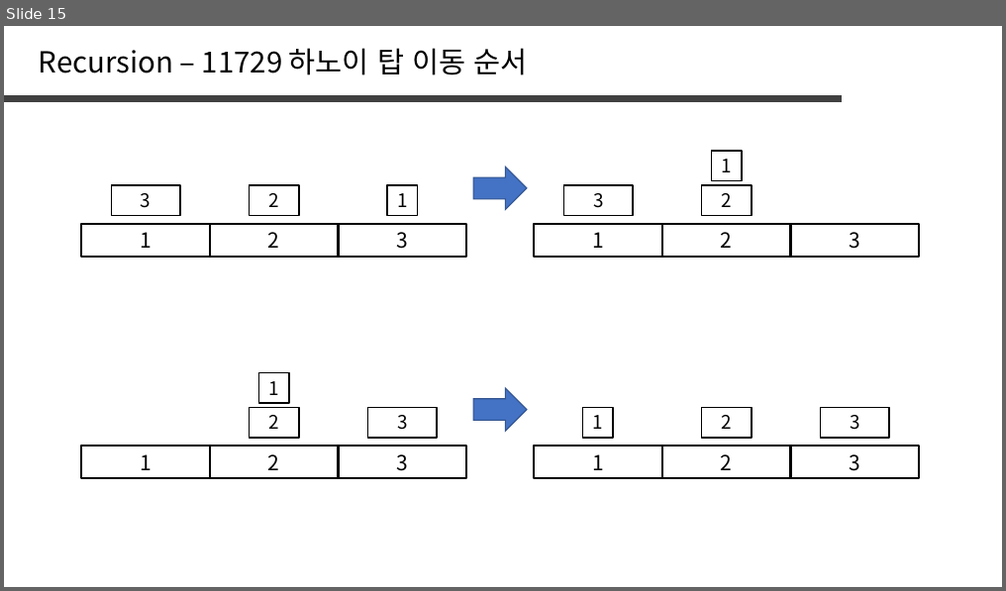
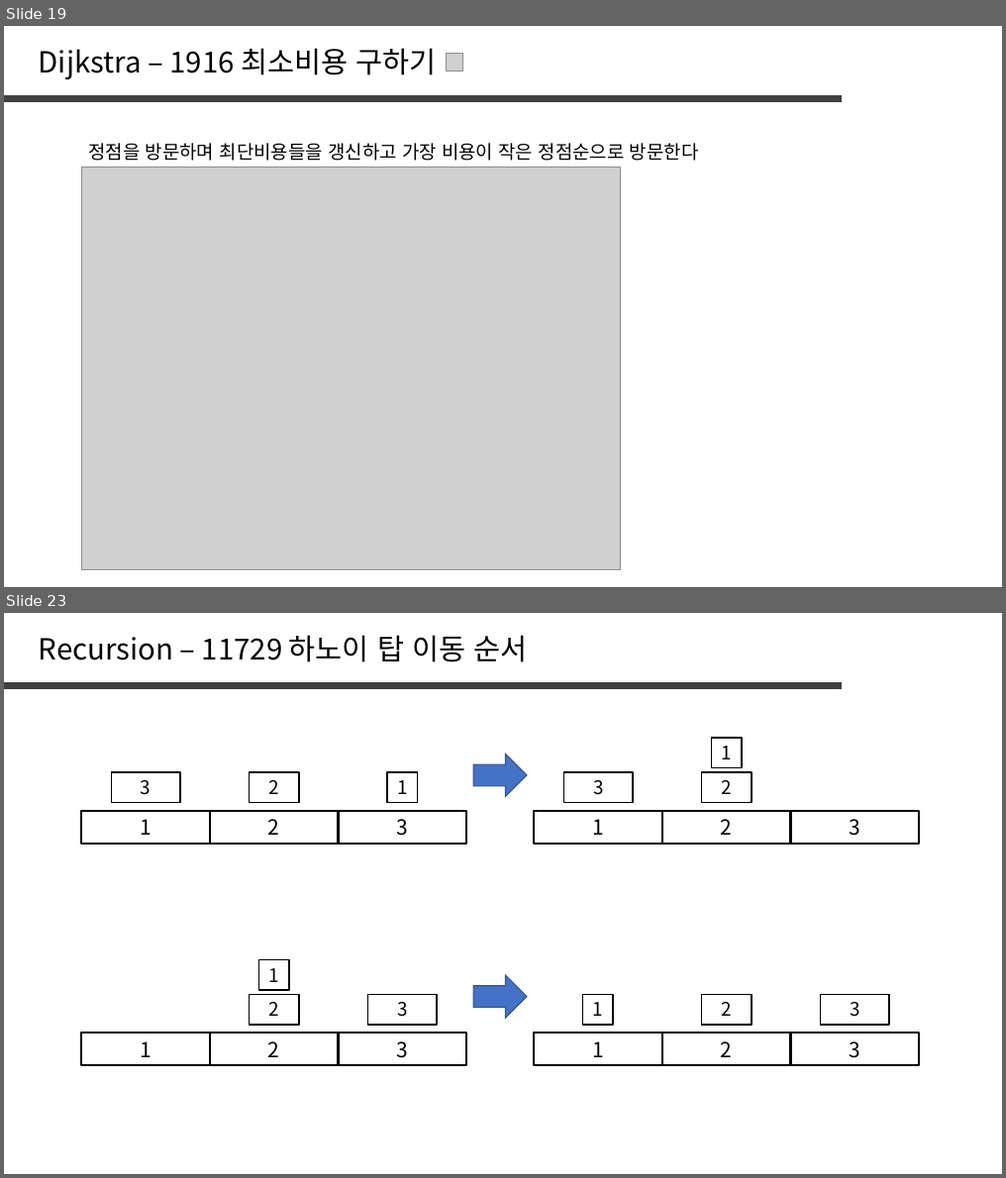
Before and after one commit to jaehoo1/PS-study, a slide deck: study/12_Dijkstra.pptx. Shown one above the other, each under a label of ours: slide 15 before the commit, slides 19 and 23 after it; the slides between them are not shown. The pictures are 1006x591 and 1006x1178 pixels, drawn with LibreOffice and Linux fonts; fonts in the diff are those of the drawing; grey boxes stand for pictures. Boxes give left, top, right and bottom in pixels: in the first picture for what was removed or moved away, otherwise in the second. Text is boxed around its words. In the diff, an @@ line names an element or a change of style, - is before the commit and + after.

```diff
--- a/study/12_Dijkstra.pptx
+++ b/study/12_Dijkstra.pptx
@@ slide 19 added at <box>4,26,1002,587</box>, background #FFFFFF @@
@@ text added at <box>39,48,437,79</box>, 28 pt, text #000000 @@
+Dijkstra – 1916 최소비용 구하기
@@ picture added at <box>447,54,463,71</box> @@
@@ line added from (4, 98) to (843, 98), #404040 6 pt @@
@@ text added at <box>88,143,699,161</box>, 18 pt, text #000000 @@
+정점을 방문하며 최단비용들을 갱신하고 가장 비용이 작은 정점순으로 방문한다
@@ picture added at <box>81,167,621,570</box> @@
@@ what was slide 15 is now slide 23 @@
```
Also in this commit, not shown: 1 slide changed, 16 other slides added, 9 slides removed.
